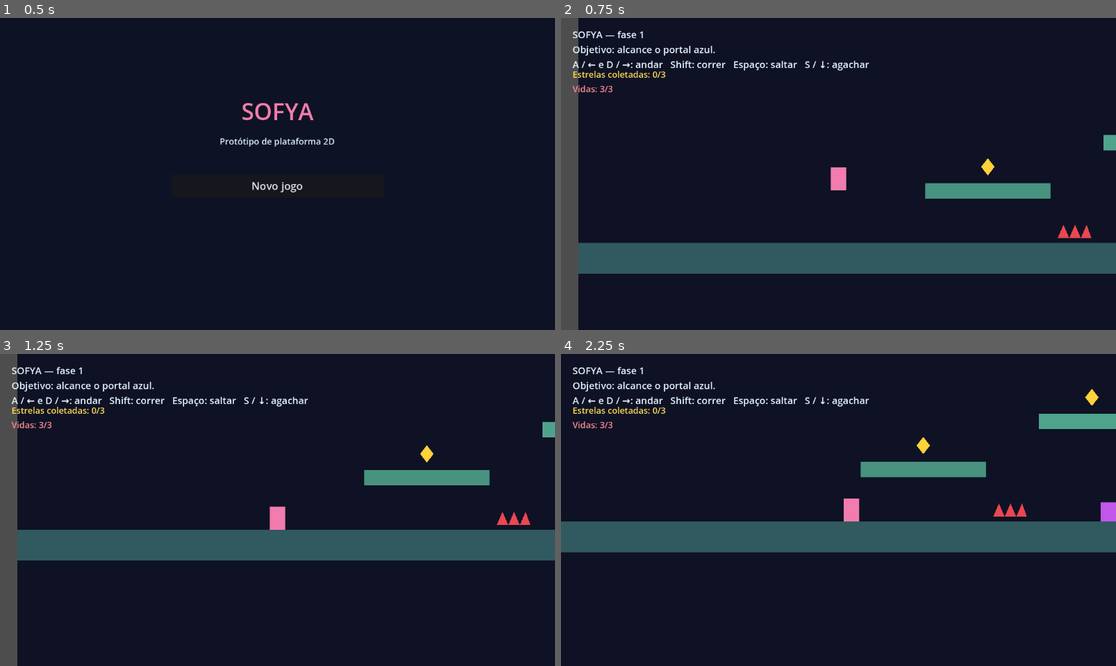
Above: before the commit, frames 1-4 (two rows, left to right).
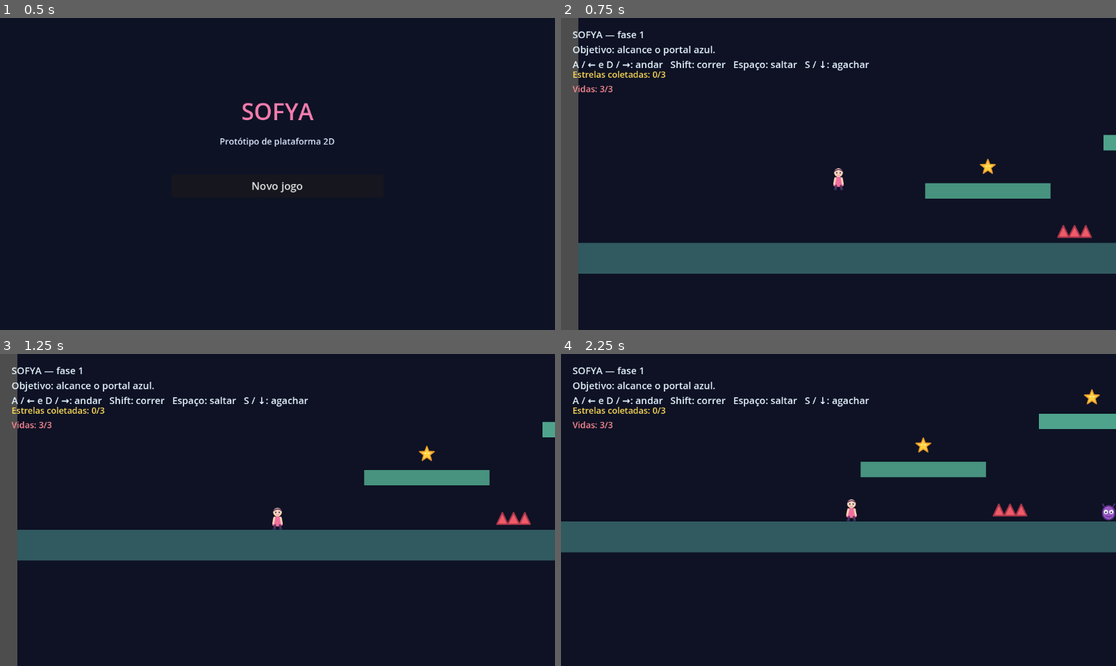
Above: after the commit, the same moments.

Repository: willianschultz/sofya
Game: Godot game, scene res://scenes/main_menu.tscn
Two runs of this game, one before a commit and one after it. Both use one fixed random seed, a clock stepped at 60 frames per second and the inputs below.
Inputs:
- Up to frame 1 (0.5 s): no input
- Up to frame 2 (0.75 s): click "Novo jogo" at 0.5 s
- Up to frame 3 (1.25 s): no input
- Up to frame 4 (2.25 s): hold S (crouch) 1.28-2.03 s; hold D (move_right) from 1.28 s (still down); tap Space (jump) at 1.52 s; tap S (crouch) at 2.1 s

Frame 1 is identical in both runs. In frame 2, 0.4% of the frame differs, in the area x 48-96%, y 44-71%; in frame 3, 0.4%; in frame 4, 0.6%, in the area x 50-100%, y 11-54%.

Commit message:
feat: add prototype visual identity

Diff:
--- /dev/null
+++ b/assets/enemy.svg
@@ -0,0 +1,7 @@
+<svg width="64" height="64" viewBox="0 0 64 64" xmlns="http://www.w3.org/2000/svg">
+  <path d="M12 42Q9 15 32 11Q55 15 52 42Q47 57 32 58Q17 57 12 42Z" fill="#9c59c9" stroke="#592f83" stroke-width="4"/>
+  <circle cx="23" cy="32" r="7" fill="#fff"/><circle cx="41" cy="32" r="7" fill="#fff"/>
+  <circle cx="23" cy="33" r="3" fill="#25305d"/><circle cx="41" cy="33" r="3" fill="#25305d"/>
+  <path d="M22 45Q32 51 42 45" fill="none" stroke="#592f83" stroke-width="3" stroke-linecap="round"/>
+  <path d="M17 14L12 5M47 14L52 5" stroke="#592f83" stroke-width="4" stroke-linecap="round"/>
+</svg>
--- /dev/null
+++ b/assets/player_sofya.svg
@@ -0,0 +1,10 @@
+<svg width="64" height="96" viewBox="0 0 64 96" xmlns="http://www.w3.org/2000/svg">
+  <circle cx="32" cy="22" r="18" fill="#ffd4b8"/>
+  <path d="M14 20C15 4 49 2 51 20L45 16C38 10 27 10 19 17Z" fill="#5b315f"/>
+  <circle cx="25" cy="23" r="3" fill="#25305d"/><circle cx="39" cy="23" r="3" fill="#25305d"/>
+  <path d="M26 31Q32 35 38 31" fill="none" stroke="#cc6c83" stroke-width="2" stroke-linecap="round"/>
+  <path d="M15 43Q32 35 49 43L54 76Q32 87 10 76Z" fill="#f06f9e"/>
+  <path d="M19 45L14 69M45 45L50 69" stroke="#ffd4b8" stroke-width="8" stroke-linecap="round"/>
+  <path d="M22 77L19 91M42 77L45 91" stroke="#5b315f" stroke-width="9" stroke-linecap="round"/>
+  <path d="M14 92H24M40 92H50" stroke="#25305d" stroke-width="5" stroke-linecap="round"/>
+</svg>
--- /dev/null
+++ b/assets/portal.svg
@@ -0,0 +1,5 @@
+<svg width="72" height="112" viewBox="0 0 72 112" xmlns="http://www.w3.org/2000/svg">
+  <rect x="6" y="6" width="60" height="100" rx="28" fill="#3c82bb" stroke="#b7edff" stroke-width="5"/>
+  <ellipse cx="36" cy="56" rx="18" ry="40" fill="#8de9ff" opacity=".75"/>
+  <path d="M36 22C21 39 21 73 36 90C51 73 51 39 36 22Z" fill="#e9fbff" opacity=".65"/>
+</svg>
--- /dev/null
+++ b/assets/spikes.svg
@@ -0,0 +1,3 @@
+<svg width="96" height="40" viewBox="0 0 96 40" xmlns="http://www.w3.org/2000/svg">
+  <path d="M2 36L17 4L32 36L48 4L64 36L79 4L94 36Z" fill="#ef5b68" stroke="#a9364b" stroke-width="4" stroke-linejoin="round"/>
+</svg>
--- /dev/null
+++ b/assets/star.svg
@@ -0,0 +1,4 @@
+<svg width="48" height="48" viewBox="0 0 48 48" xmlns="http://www.w3.org/2000/svg">
+  <path d="M24 3L29.4 17.2L44.5 17.8L32.6 27.1L36.7 42L24 33.5L11.3 42L15.4 27.1L3.5 17.8L18.6 17.2Z" fill="#ffd23f" stroke="#f09d2d" stroke-width="3" stroke-linejoin="round"/>
+  <circle cx="20" cy="22" r="2" fill="#fff6bf"/><circle cx="29" cy="22" r="2" fill="#fff6bf"/>
+</svg>
--- a/scenes/collectible.tscn
+++ b/scenes/collectible.tscn
@@ -1,6 +1,7 @@
 [gd_scene load_steps=3 format=3]
 
 [ext_resource type="Script" path="res://scripts/collectible.gd" id="1_script"]
+[ext_resource type="Texture2D" path="res://assets/star.svg" id="2_texture"]
 
 [sub_resource type="CircleShape2D" id="CollectibleShape"]
 radius = 16.0
@@ -8,9 +9,9 @@
 [node name="Collectible" type="Area2D"]
 script = ExtResource("1_script")
 
-[node name="Visual" type="Polygon2D" parent="."]
-polygon = PackedVector2Array(0, -18, 14, 0, 0, 18, -14, 0)
-color = Color(1, 0.82, 0.23, 1)
+[node name="Visual" type="Sprite2D" parent="."]
+texture = ExtResource("2_texture")
+scale = Vector2(0.75, 0.75)
 
 [node name="CollisionShape2D" type="CollisionShape2D" parent="."]
 shape = SubResource("CollectibleShape")
--- a/scenes/enemy.tscn
+++ b/scenes/enemy.tscn
@@ -1,6 +1,7 @@
 [gd_scene load_steps=3 format=3]
 
 [ext_resource type="Script" path="res://scripts/enemy.gd" id="1_script"]
+[ext_resource type="Texture2D" path="res://assets/enemy.svg" id="2_texture"]
 
 [sub_resource type="RectangleShape2D" id="EnemyShape"]
 size = Vector2(34, 40)
@@ -8,9 +9,9 @@
 [node name="Enemy" type="Area2D"]
 script = ExtResource("1_script")
 
-[node name="Visual" type="Polygon2D" parent="."]
-polygon = PackedVector2Array(-17, -20, 17, -20, 17, 20, -17, 20)
-color = Color(0.76, 0.34, 0.92, 1)
+[node name="Visual" type="Sprite2D" parent="."]
+texture = ExtResource("2_texture")
+scale = Vector2(0.625, 0.625)
 
 [node name="CollisionShape2D" type="CollisionShape2D" parent="."]
 shape = SubResource("EnemyShape")
--- a/scenes/hazard.tscn
+++ b/scenes/hazard.tscn
@@ -1,6 +1,7 @@
 [gd_scene load_steps=3 format=3]
 
 [ext_resource type="Script" path="res://scripts/hazard.gd" id="1_script"]
+[ext_resource type="Texture2D" path="res://assets/spikes.svg" id="2_texture"]
 
 [sub_resource type="RectangleShape2D" id="HazardShape"]
 size = Vector2(70, 28)
@@ -8,9 +9,9 @@
 [node name="Hazard" type="Area2D"]
 script = ExtResource("1_script")
 
-[node name="Visual" type="Polygon2D" parent="."]
-polygon = PackedVector2Array(-35, 14, -23, -14, -11, 14, 1, -14, 13, 14, 25, -14, 35, 14)
-color = Color(0.92, 0.28, 0.32, 1)
+[node name="Visual" type="Sprite2D" parent="."]
+texture = ExtResource("2_texture")
+scale = Vector2(0.75, 0.75)
 
 [node name="CollisionShape2D" type="CollisionShape2D" parent="."]
 shape = SubResource("HazardShape")
--- a/scenes/level_exit.tscn
+++ b/scenes/level_exit.tscn
@@ -1,6 +1,7 @@
 [gd_scene load_steps=3 format=3]
 
 [ext_resource type="Script" path="res://scripts/level_exit.gd" id="1_script"]
+[ext_resource type="Texture2D" path="res://assets/portal.svg" id="2_texture"]
 
 [sub_resource type="RectangleShape2D" id="ExitShape"]
 size = Vector2(44, 64)
@@ -8,9 +9,9 @@
 [node name="LevelExit" type="Area2D"]
 script = ExtResource("1_script")
 
-[node name="Portal" type="Polygon2D" parent="."]
-polygon = PackedVector2Array(-22, -32, 22, -32, 22, 32, -22, 32)
-color = Color(0.22, 0.72, 0.95, 1)
+[node name="Portal" type="Sprite2D" parent="."]
+texture = ExtResource("2_texture")
+scale = Vector2(0.6, 0.6)
 
 [node name="CollisionShape2D" type="CollisionShape2D" parent="."]
 shape = SubResource("ExitShape")
--- a/scenes/player.tscn
+++ b/scenes/player.tscn
@@ -1,6 +1,7 @@
 [gd_scene load_steps=3 format=3]
 
 [ext_resource type="Script" path="res://scripts/player.gd" id="1_script"]
+[ext_resource type="Texture2D" path="res://assets/player_sofya.svg" id="2_texture"]
 
 [sub_resource type="RectangleShape2D" id="PlayerShape"]
 size = Vector2(32, 48)
@@ -8,9 +9,9 @@
 [node name="Player" type="CharacterBody2D"]
 script = ExtResource("1_script")
 
-[node name="Visual" type="Polygon2D" parent="."]
-polygon = PackedVector2Array(-16, -24, 16, -24, 16, 24, -16, 24)
-color = Color(0.95, 0.49, 0.68, 1)
+[node name="Visual" type="Sprite2D" parent="."]
+texture = ExtResource("2_texture")
+scale = Vector2(0.5, 0.5)
 
 [node name="CollisionShape2D" type="CollisionShape2D" parent="."]
 shape = SubResource("PlayerShape")
--- a/scripts/level_exit.gd
+++ b/scripts/level_exit.gd
@@ -15,7 +15,7 @@
 @export var saves_next_scene: bool = true
 
 @onready var completed_label: Label = $CompletedLabel
-@onready var portal: Polygon2D = $Portal
+@onready var portal: Sprite2D = $Portal
 @onready var label: Label = $Label
 
 var is_completed: bool = false
@@ -51,8 +51,8 @@
 
 func update_lock_visual() -> void:
 	if is_locked:
-		portal.color = Color(0.35, 0.4, 0.48, 1)
+		portal.modulate = Color(0.55, 0.55, 0.6, 1)
 		label.text = "BLOQUEADA"
 	else:
-		portal.color = Color(0.22, 0.72, 0.95, 1)
+		portal.modulate = Color.WHITE
 		label.text = "SAÍDA"
--- a/scripts/player.gd
+++ b/scripts/player.gd
@@ -25,7 +25,7 @@
 @export var max_health: int = 3
 
 @onready var body_collision: CollisionShape2D = $CollisionShape2D
-@onready var visual: Polygon2D = $Visual
+@onready var visual: Sprite2D = $Visual
 @onready var head_clearance: RayCast2D = $HeadClearance
 
 var gravity: float = ProjectSettings.get_setting("physics/2d/default_gravity")
@@ -88,7 +88,7 @@
 	# Mantém os pés na mesma posição ao mudar a altura do corpo.
 	shape.size.y = body_height
 	body_collision.position.y = (standing_height - body_height) / 2.0
-	visual.scale.y = body_height / standing_height
+	visual.scale = Vector2(0.5, 0.5 * body_height / standing_height)
 	visual.position.y = (standing_height - body_height) / 2.0
 
 
Not shown, added: assets/enemy.svg.import
Not shown, added: assets/player_sofya.svg.import
Not shown, added: assets/portal.svg.import
Not shown, added: assets/spikes.svg.import
Not shown, added: assets/star.svg.import
Not shown, added: scripts/collectible.gd.uid
Not shown, added: scripts/demo_complete.gd.uid
Not shown, added: scripts/enemy.gd.uid
Not shown, added: scripts/hazard.gd.uid
Not shown, added: scripts/level_controller.gd.uid
Not shown, added: scripts/level_exit.gd.uid
Not shown, added: scripts/main_menu.gd.uid
(and 6 more such lines)
